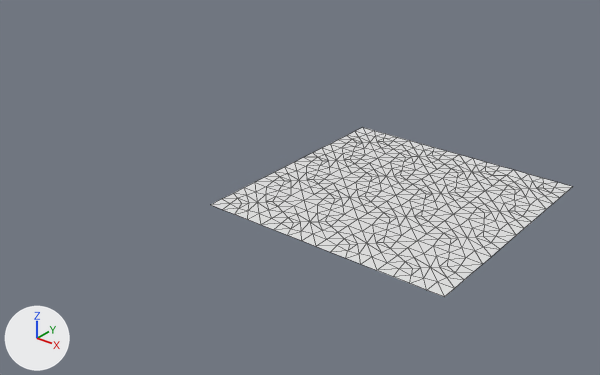
The Blender file assets/materials/terrain/dirt.mat.blend: old version first, new version second.
Both versions are drawn from a 50 mm lens placed at (29.9, -49.1, 28.7), pointed at (-9.5, 0.2, -1.9). The axes (+X, +Y, +Z) are drawn at lower left. The lights are the same throughout. Mesh edges are drawn as thin lines.
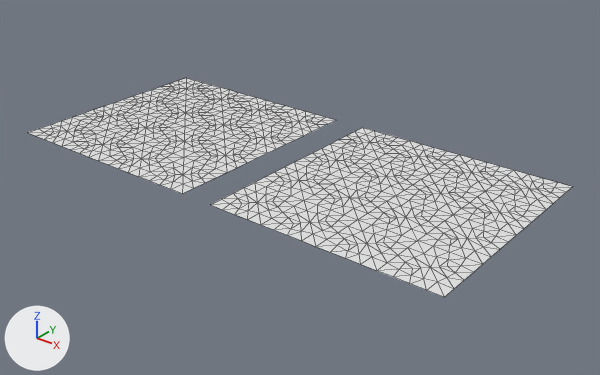
The newer file is also rescaled (x1.04) as a whole; pictures and numbers use the older file's frame.

What differs and where, as boxes (x1, y1, x2, y2) in the pictures (600 x 375 px):
'Plane', reshaped (51% wider, 29% taller)
    before: (211, 128, 572, 297)
    after: (28, 78, 572, 297)
part 1 of me_plane, added
    after: (28, 78, 336, 194)

Edits to the bpy script that builds the scene:
```text
Change me_plane:
    where me_plane.from_pydata(...)  # 25 vertices, 16 faces; spans x -10.0..10.0, y -10.0..10.0, z 0.0
    used by ob_plane; location = (0.0, 0.0, 0.4)
    me_plane part 1: the loose piece of 25 vertices spanning x -10.0..10.0, y -10.0..10.0, z 0.0 is copied, and the copy is moved by (-22.9, 0.0, 0.0); it spans x -32.9..-13.0, y -10.0..10.0, z 0.0
```
